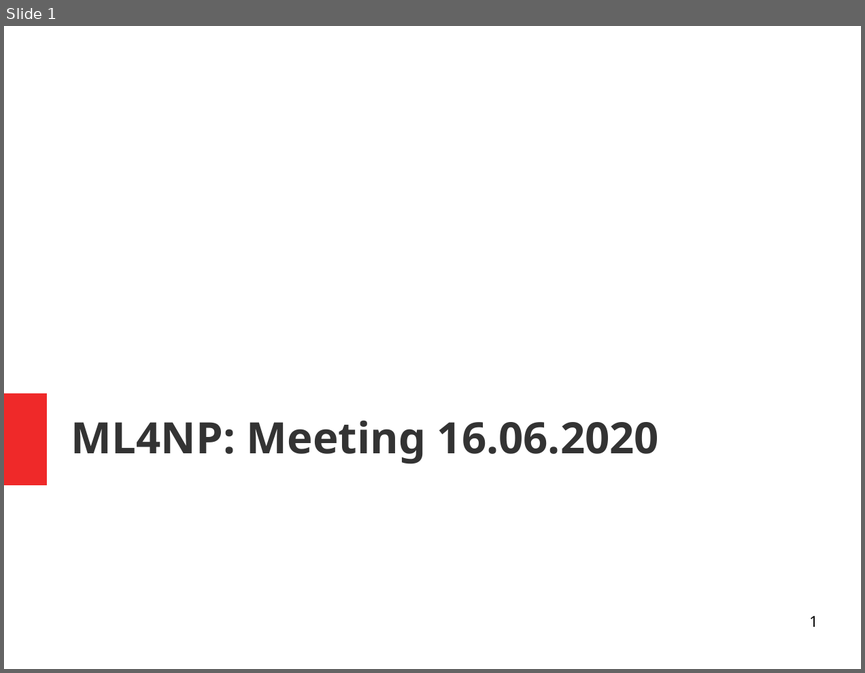
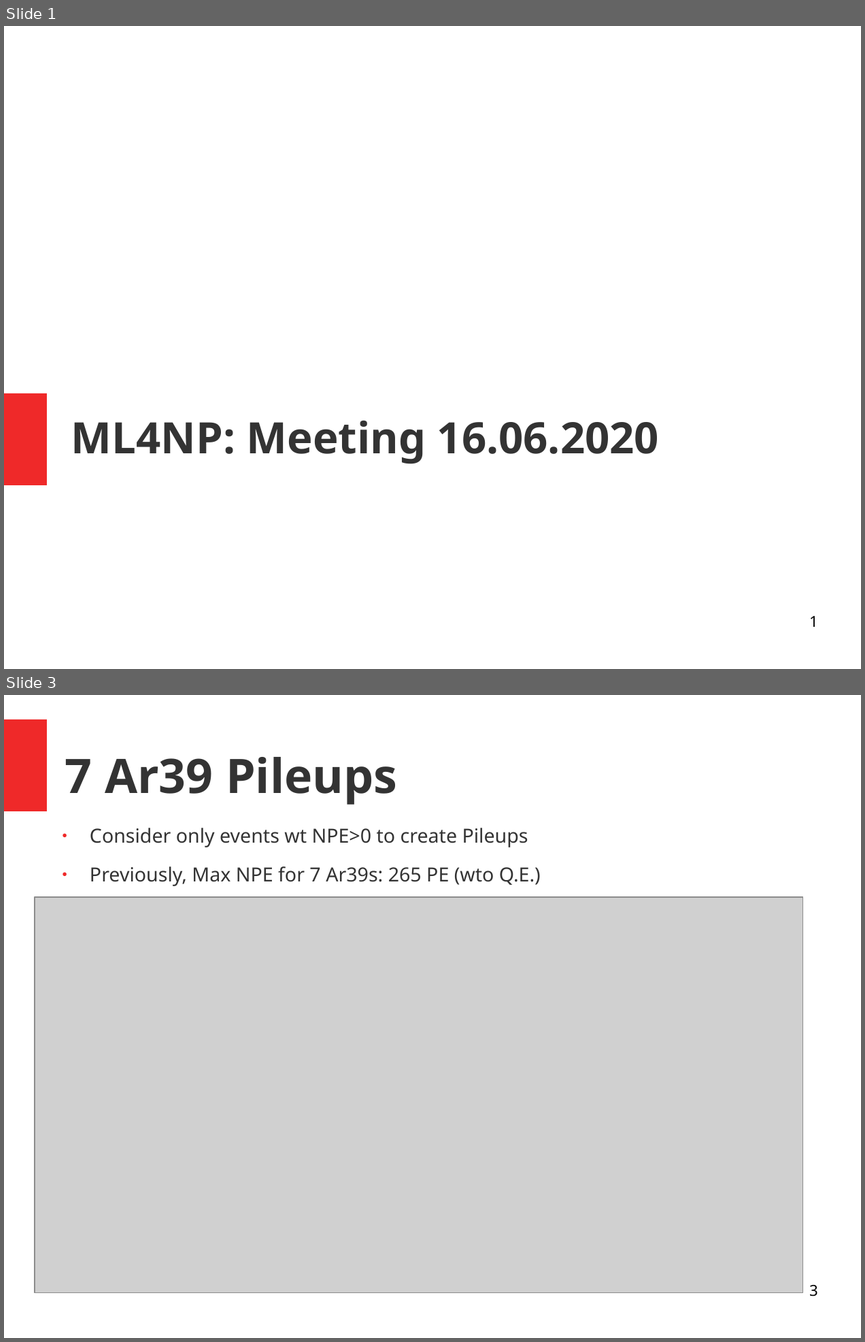
Before and after one commit to luigiberducci/ML4NP, a slide deck: Docs/meeting_ml4np_16giu2020.odp. Shown one above the other, each under a label of ours: slide 1 before the commit, slides 1 and 3 after it; the slides between them are not shown. The pictures are 865x673 and 865x1342 pixels, drawn with LibreOffice and Linux fonts; fonts in the diff are those of the drawing; grey boxes stand for pictures. Boxes give left, top, right and bottom in pixels: in the first picture for what was removed or moved away, otherwise in the second. Text is boxed around its words. In the diff, an @@ line names an element or a change of style, - is before the commit and + after.

```diff
--- a/Docs/meeting_ml4np_16giu2020.odp
+++ b/Docs/meeting_ml4np_16giu2020.odp
@@ slide 3 added at <box>4,695,861,1338</box>, background #FFFFFF @@
@@ rectangle added at <box>4,719,47,811</box>, fill #EF2929 @@
@@ title added at <box>65,757,398,804</box>, 44 pt, text #333333, bold @@
+7 Ar39 Pileups
@@ text added at <box>90,828,541,886</box>, 18 pt, text #333333 @@
+● Consider only events wt NPE>0 to create Pileups
+● Previously, Max NPE for 7 Ar39s: 265 PE (wto Q.E.)
@@ picture added at <box>35,897,802,1293</box> @@
@@ page number added at <box>809,1285,818,1296</box>, 14 pt, text #000000 @@
+3
```
Also in this commit, not shown: 3 slides changed, 2 other slides added, 3 other files.
